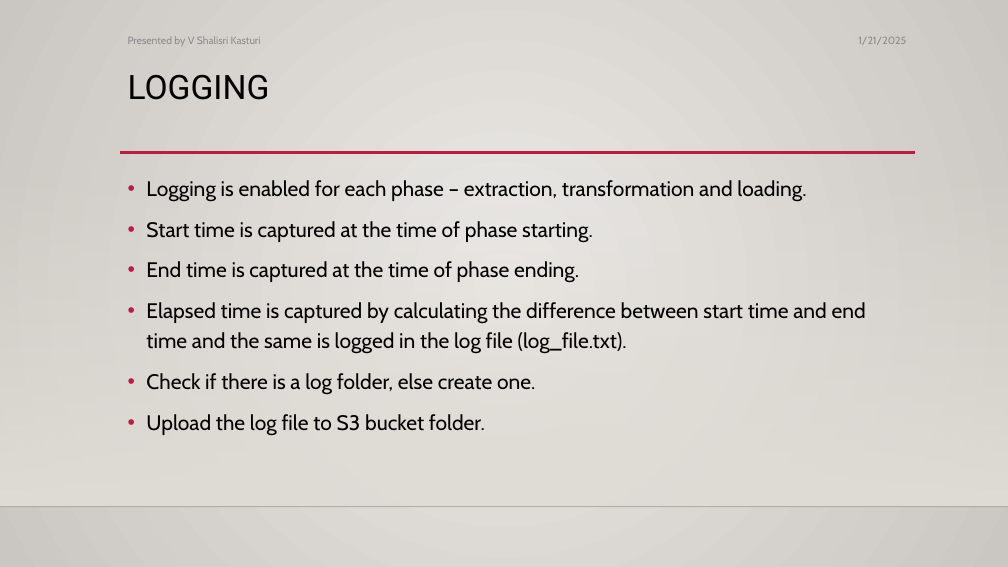
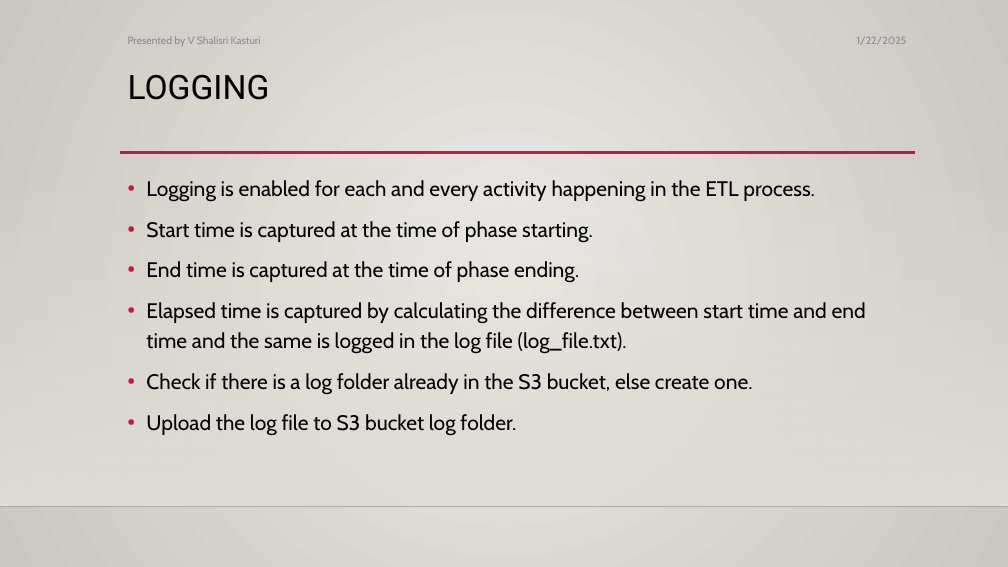
Before and after one commit to shalisrikasturiv/github, a slide deck: slide 13 of EnhancedETLWorkflowwithPythonAWS/Presentation/Shalisri Kasturi V - Enhanced ETL Workflow with Python AWS (DE-WE-E-B2).pptx (slide 12 before the commit). Drawn at 1008x567 pixels with LibreOffice and Linux fonts; fonts in the diff are those of the drawing; background and template pictures are left out. Boxes give left, top, right and bottom in pixels: in the first picture for what was removed or moved away, otherwise in the second. Text is boxed around its words. In the diff, an @@ line names an element or a change of style, - is before the commit and + after.

```diff
--- a/EnhancedETLWorkflowwithPythonAWS/Presentation/Shalisri Kasturi V - Enhanced ETL Workflow with Python AWS (DE-WE-E-B2).pptx
+++ b/EnhancedETLWorkflowwithPythonAWS/Presentation/Shalisri Kasturi V - Enhanced ETL Workflow with Python AWS (DE-WE-E-B2).pptx
@@ text at (857,37,907,45): text changed @@
-1/21/2025
+1/22/2025
@@ text at (146,180,815,202): text changed @@
-• Logging is enabled for each phase – extraction, transformation and loading.
+• Logging is enabled for each and every activity happening in the ETL process.
@@ text at (146,373,752,436): text changed @@
-• Check if there is a log folder, else create one.
-• Upload the log file to S3 bucket folder.
+• Check if there is a log folder already in the S3 bucket, else create one.
+• Upload the log file to S3 bucket log folder.
```
Also in this commit, not shown: 12 other slides changed, 1 slide added.
